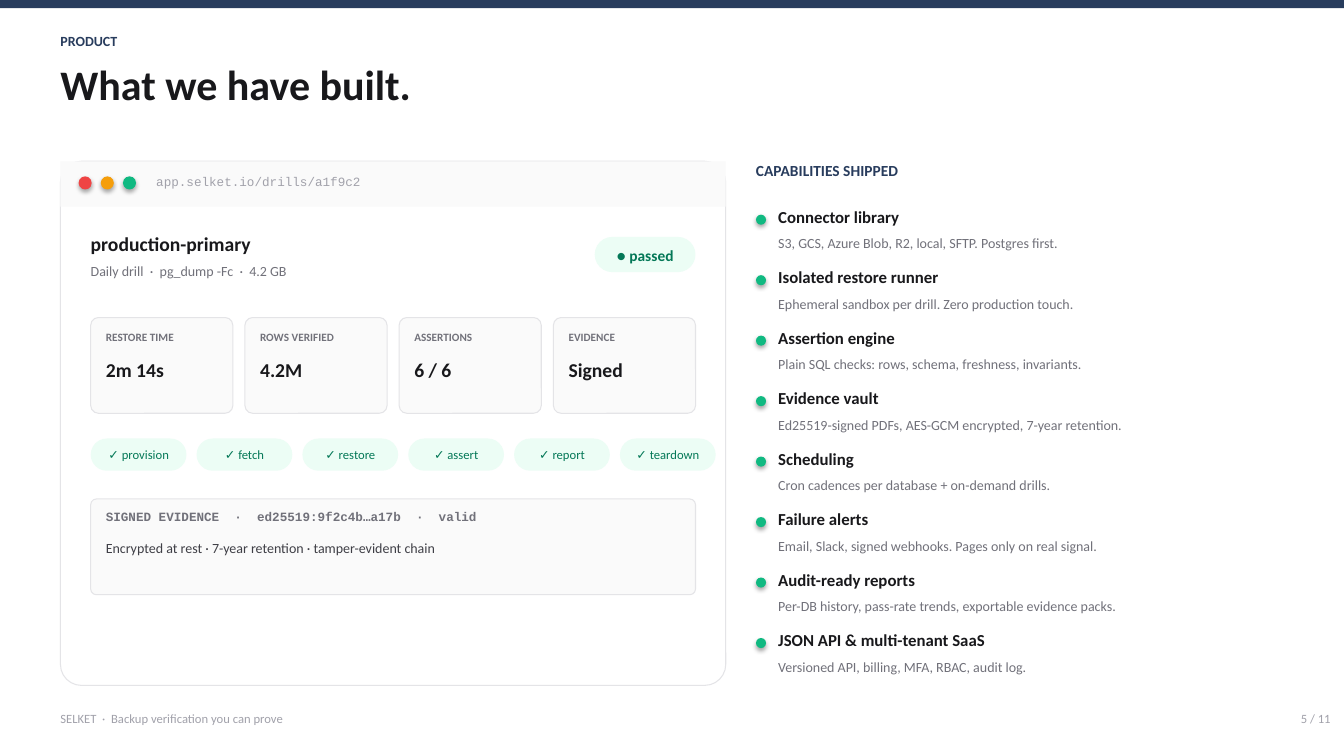
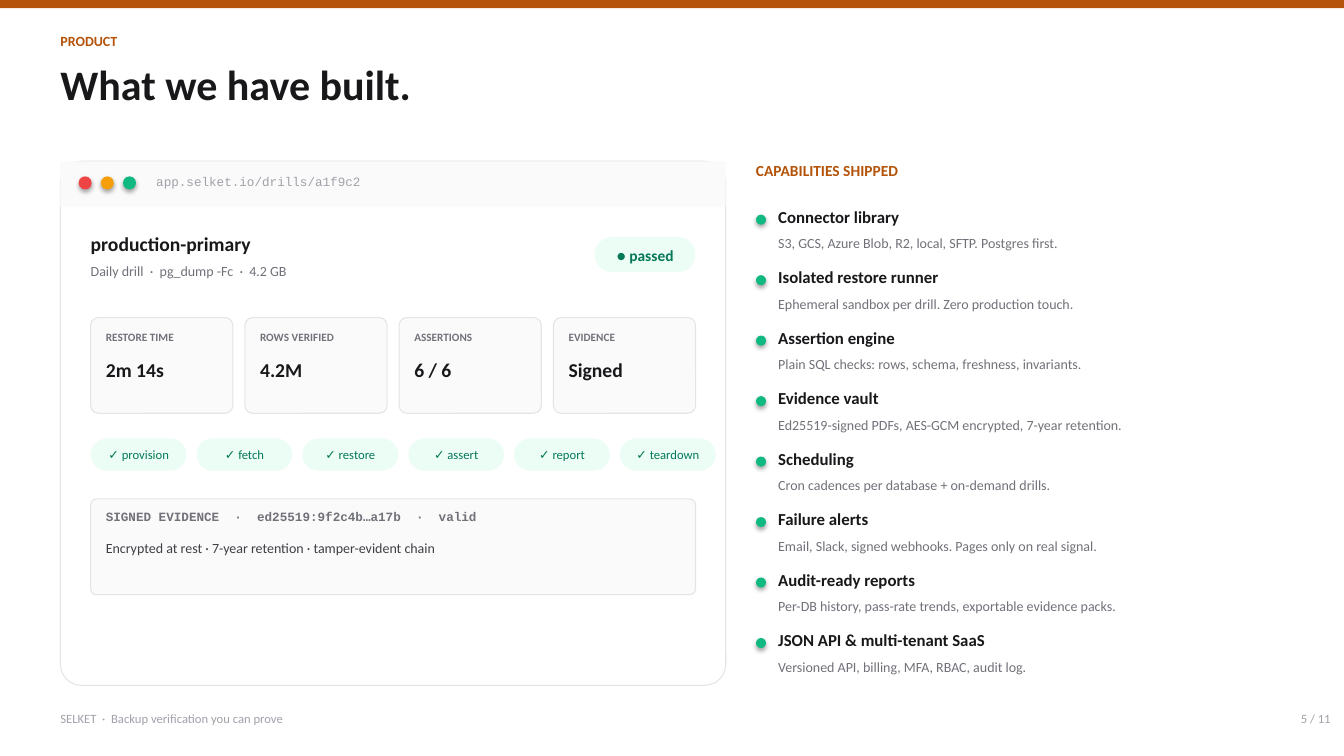
Before and after one commit to PreShotCome/Dokas, a slide deck: slide 5 of docs/presentations/Selket_Investor_Deck.pptx. Drawn at 1344x756 pixels with LibreOffice and Linux fonts; fonts in the diff are those of the drawing. Boxes give left, top, right and bottom in pixels: in the first picture for what was removed or moved away, otherwise in the second. Text is boxed around its words. In the diff, an @@ line names an element or a change of style, - is before the commit and + after.

```diff
--- a/docs/presentations/Selket_Investor_Deck.pptx
+++ b/docs/presentations/Selket_Investor_Deck.pptx
@@ rectangle at bbox=[0, 0, 1344, 8]: fill #283C5D to #B45309 @@
@@ text "PRODUCT" at bbox=[60, 37, 117, 46]: text colour #283C5D to #B45309 @@
@@ text "CAPABILITIES SHIPPED" at bbox=[756, 166, 898, 176]: text colour #283C5D to #B45309 @@
```
Also in this commit, not shown: 10 other slides changed, 6 other files.
